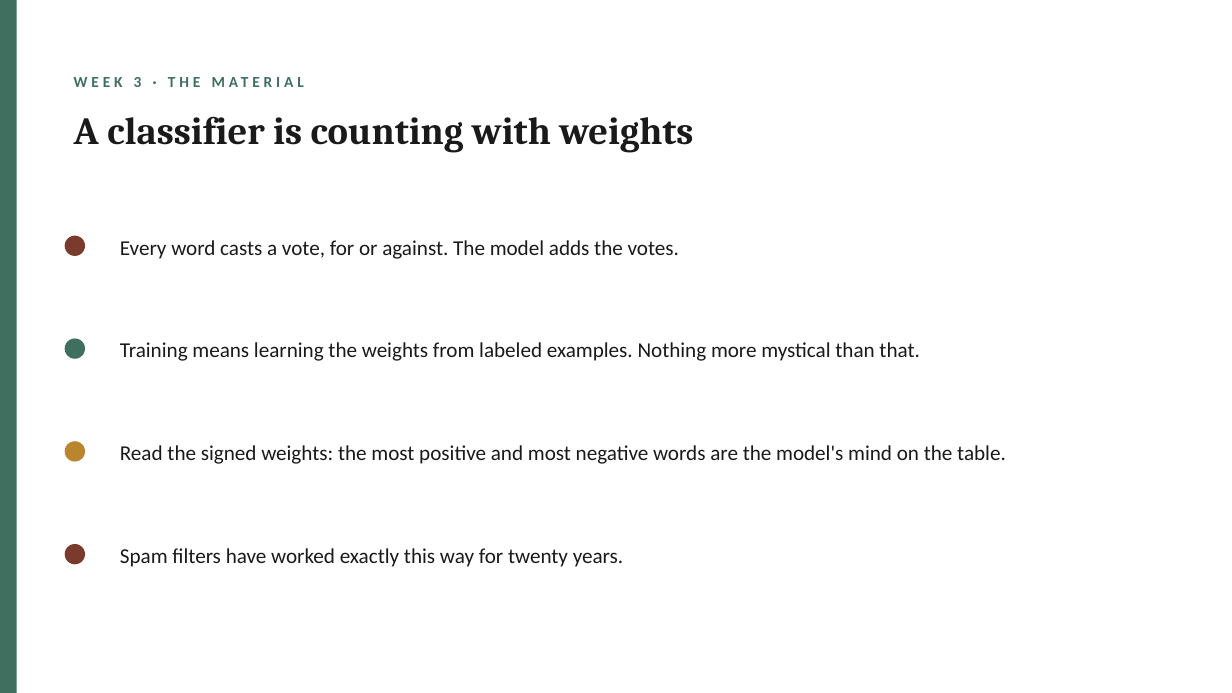
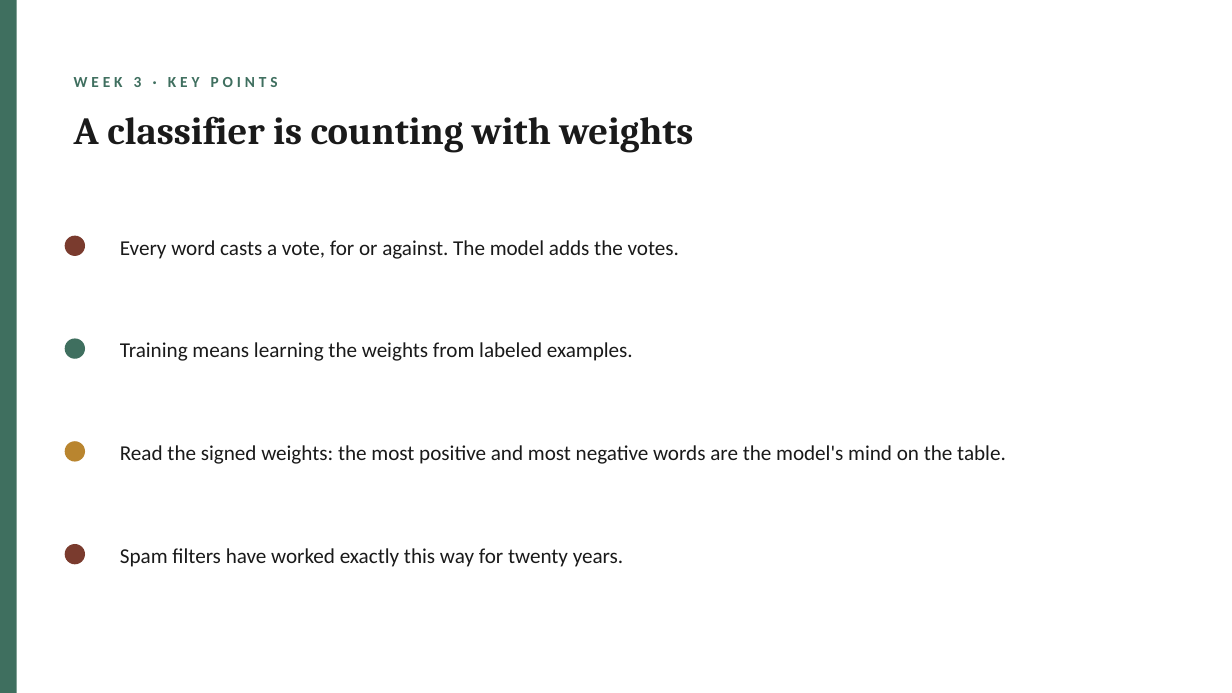
Before and after one commit to lucianli123/culture-as-data-2026, a slide deck: slide 5 of slides/pptx/week-03.pptx. Drawn at 1232x693 pixels with LibreOffice and Linux fonts; fonts in the diff are those of the drawing. Boxes give left, top, right and bottom in pixels: in the first picture for what was removed or moved away, otherwise in the second. Text is boxed around its words. In the diff, an @@ line names an element or a change of style, - is before the commit and + after.

Commit message:
Site: link slide decks; front page leads with real findings; plainer language
- Every week page gets a 'This week's materials' box: Open-in-Colab + GitHub
  buttons, .pptx download, and the outline; weeks without a notebook say so.
  Materials page (renamed from Notebooks) adds a deck table for all ten weeks.
- Front page gains 'Findings that started as counts': five real results with
  their real numbers (the 2,000-screenplay verb split and 85% male writers,
  the Google Books distortion surge, Underwood's Pynchon misfile, Gilardi's
  20x-cheaper labels, the $432,500 de Belamy sale), each linked to source.
- Language pass on generated content: dropped chat-coined phrasing
  ('unblocking drill', 'delight beat' labels, 'THE MATERIAL' kicker -> KEY
  POINTS, 'training wheels', 'met on day one') and trimmed filler sentences.

```diff
--- a/slides/pptx/week-03.pptx
+++ b/slides/pptx/week-03.pptx
@@ text at (x1=74, y1=77, x2=278, y2=87): text changed @@
-WEEK 3 · THE MATERIAL
+WEEK 3 · KEY POINTS
@@ text at (x1=120, y1=342, x2=633, y2=361): text changed @@
-Training means learning the weights from labeled examples. Nothing more mystical than that.
+Training means learning the weights from labeled examples.
```
Also in this commit, not shown: 4 other slides changed, 35 other files.
